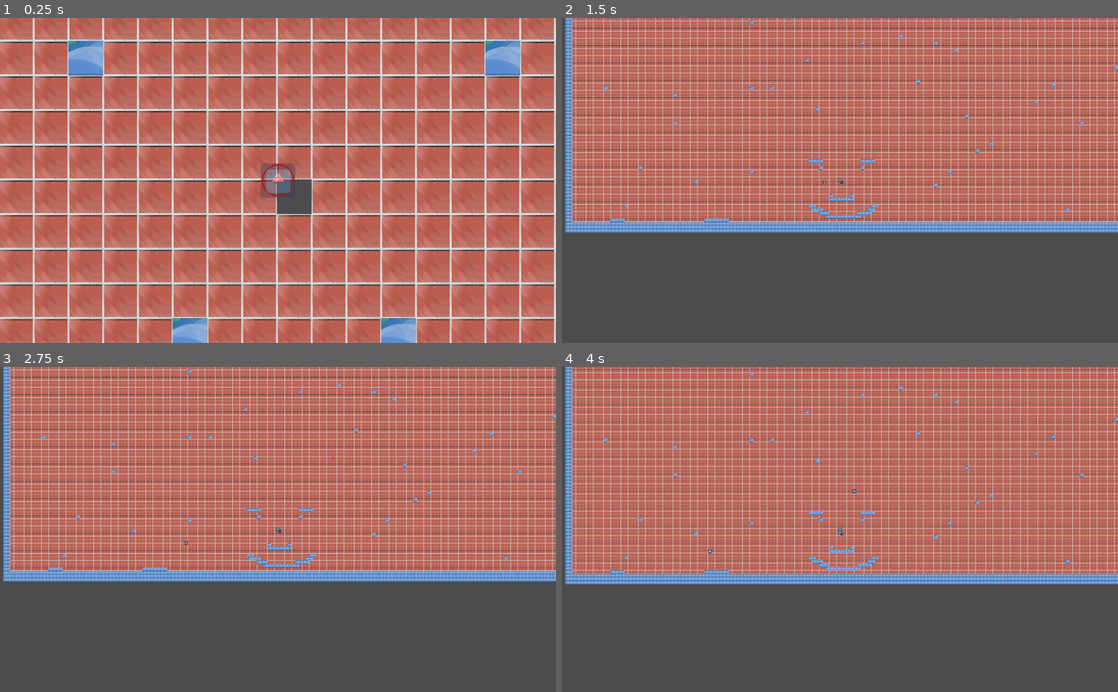
Above: before the commit, frames 1-4 (two rows, left to right).
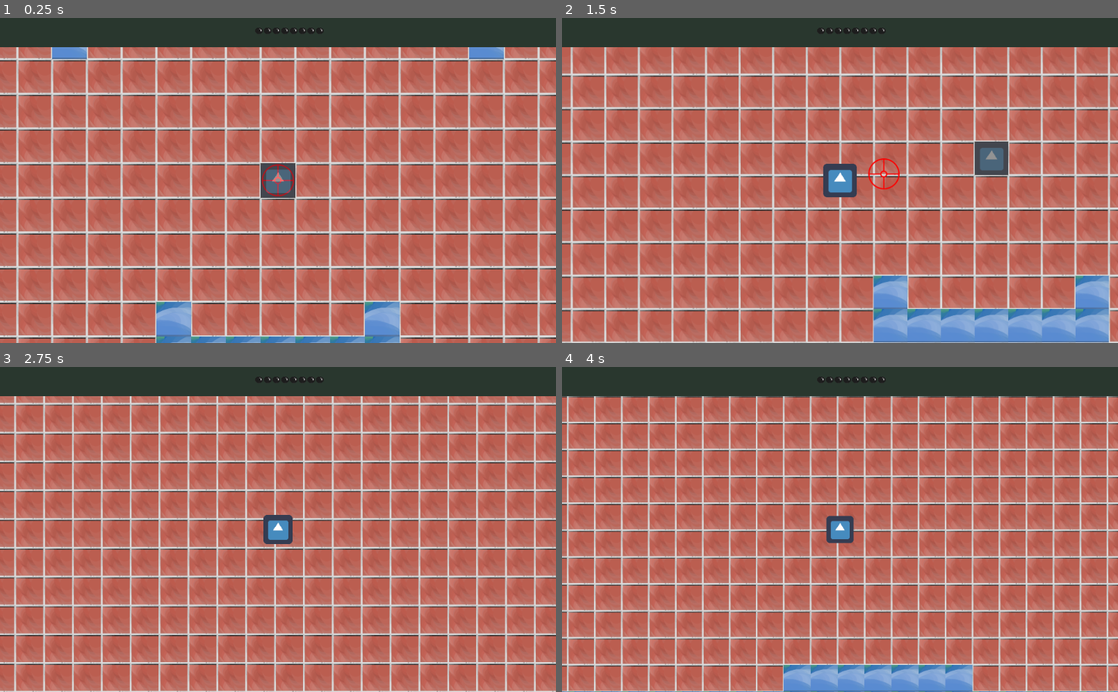
Above: after the commit, the same moments.

Repository: TrueSgtMonkey/texture_progress_auto_update
Game: Godot game, scene res://scenes/Main.tscn
The game is run twice, just before and just after one commit, with the same random seed, the same clock (stepped at 60 frames per second) and the same inputs. The engine's default icon, where the game draws it, is replaced by a stand-in: a white triangle on a blue panel in a dark square.
Inputs (mouse positions are in pixels of both pictures, inside the frame that each line leads up to):
- Up to frame 1 (0.25 s): no input
- Up to frame 2 (1.5 s): tap Enter at 0.5 s; move the mouse to (962, 164) at 0.52 s; press the mouse at (962, 164) at 0.53 s; tap Space at 1.25 s; move the mouse to (728, 196) at 1.27 s; release the mouse at (728, 196) at 1.28 s; click (728, 196) at 1.35 s
- Up to frame 3 (2.75 s): move the mouse to (333, 458) at 2.02 s; press the mouse at (333, 458) at 2.03 s
- Up to frame 4 (4 s): move the mouse to (812, 594) at 2.77 s; release the mouse at (812, 594) at 2.78 s; click (812, 594) at 2.85 s; move the mouse to (1006, 578) at 3.52 s; press the mouse at (1006, 578) at 3.53 s

The runs differ from the first frame. In frame 1, 53% of the frame differs, in the area x 0-100%, y 0-100%; in frame 2, 71%; in frame 3, 71%; in frame 4, 70%.

Commit message:
project_start

Diff:
--- /dev/null
+++ b/project/GlobalUI.tscn
@@ -0,0 +1,12 @@
+[gd_scene load_steps=2 format=2]
+
+[ext_resource path="res://scenes/UI.tscn" type="PackedScene" id=1]
+
+[node name="GlobalUI" type="Control"]
+anchor_right = 1.0
+anchor_bottom = 1.0
+__meta__ = {
+"_edit_use_anchors_": false
+}
+
+[node name="UI" parent="." instance=ExtResource( 1 )]
--- /dev/null
+++ b/project/Globals.gd
@@ -0,0 +1,3 @@
+extends Node
+
+var shot := false
--- /dev/null
+++ b/project/Globals.tscn
@@ -0,0 +1,6 @@
+[gd_scene load_steps=2 format=2]
+
+[ext_resource path="res://Globals.gd" type="Script" id=1]
+
+[node name="Globals" type="Node"]
+script = ExtResource( 1 )
--- a/project/ZoomOutCam.gd
+++ b/project/ZoomOutCam.gd
@@ -6,6 +6,7 @@
 	$Timer.connect("timeout", self, "stop")
 
 func stop():
+	Globals.shot = false
 	queue_free()
 
 # Called every frame. 'delta' is the elapsed time since the previous frame.
--- a/project/project.godot
+++ b/project/project.godot
@@ -19,6 +19,10 @@
 run/main_scene="res://scenes/Main.tscn"
 config/icon="res://icon.png"
 
+[autoload]
+
+Globals="*res://Globals.tscn"
+
 [input]
 
 shoot={
--- a/project/scenes/Main.tscn
+++ b/project/scenes/Main.tscn
@@ -1,12 +1,19 @@
-[gd_scene load_steps=3 format=2]
+[gd_scene load_steps=4 format=2]
 
 [ext_resource path="res://tilesets/default_tileset.tres" type="TileSet" id=1]
 [ext_resource path="res://scenes/TileMap.gd" type="Script" id=2]
+[ext_resource path="res://scenes/UI.tscn" type="PackedScene" id=3]
 
-[node name="Main" type="Node2D"]
+[node name="Main" type="Node"]
 
-[node name="TileMap" type="TileMap" parent="."]
+[node name="Level" type="Node2D" parent="."]
+
+[node name="TileMap" type="TileMap" parent="Level"]
 tile_set = ExtResource( 1 )
 format = 1
 tile_data = PoolIntArray( -6160461, 0, 0, -6160460, 0, 0, -6160459, 0, 0, -6160458, 0, 0, -6160457, 0, 0, -6160456, 0,  …(281181 unchanged characters)…
 script = ExtResource( 2 )
+
+[node name="CanvasLayer" type="CanvasLayer" parent="."]
+
+[node name="UI" parent="CanvasLayer" instance=ExtResource( 3 )]
--- a/project/scenes/ShootTarget.gd
+++ b/project/scenes/ShootTarget.gd
@@ -8,16 +8,18 @@
 
 func _ready():
 	$Timer.connect("timeout", self, "count")
+	global_position += $ShotMarker.get_rect().size / 2.0
 
 func _input(event):
-	$Target.global_position = get_global_mouse_position()
-	if event.is_action_pressed("shoot"):
-		$Timer.autostart = true
-		$Timer.start()
-	if event.is_action_released("shoot"):
-		$Timer.autostart = false
-		$Timer.stop()
-		createShot()
+	if !Globals.shot:
+		$Target.global_position = get_global_mouse_position()
+		if event.is_action_pressed("shoot"):
+			$Timer.autostart = true
+			$Timer.start()
+		if event.is_action_released("shoot"):
+			$Timer.autostart = false
+			$Timer.stop()
+			createShot()
 
 func createShot():
 	var shotInstance = Shot.instance()
@@ -29,12 +31,13 @@
 	get_parent().add_child(shotInstance)
 	weakShot = false
 	power = 0
+	Globals.shot = true
 
 func count():
 	power += 1
-	print(power)
 	if weakShot:
 		power = 1
 	if(power == 9):
 		power = 1
 		weakShot = true
+	print(power)
--- a/project/scenes/TileMap.gd
+++ b/project/scenes/TileMap.gd
@@ -12,6 +12,6 @@
 	for tile in objects:
 		var newObject = Instance.instance()
 		tilePos = map_to_world(tile)
-		newObject.global_position = tilePos + Vector2(cell_half_offset, cell_half_offset)
+		newObject.global_position = tilePos
 		set_cell(tile.x, tile.y, -1)
 		add_child(newObject)
--- a/project/scenes/UI.tscn
+++ b/project/scenes/UI.tscn
@@ -1,4 +1,10 @@
-[gd_scene format=2]
+[gd_scene load_steps=4 format=2]
+
+[ext_resource path="res://textures/power_bar_back.png" type="Texture" id=1]
+[ext_resource path="res://textures/power_bar.png" type="Texture" id=2]
+
+[sub_resource type="StyleBoxFlat" id=1]
+bg_color = Color( 0.164706, 0.219608, 0.184314, 1 )
 
 [node name="UI" type="Control"]
 anchor_right = 1.0
@@ -7,8 +13,40 @@
 "_edit_use_anchors_": false
 }
 
-[node name="HBoxContainer" type="HBoxContainer" parent="."]
+[node name="Panel" type="Panel" parent="."]
+anchor_right = 1.0
+anchor_bottom = 0.025
+margin_right = 3.0
+margin_bottom = 39.0
+custom_styles/panel = SubResource( 1 )
+__meta__ = {
+"_edit_use_anchors_": false
+}
+
+[node name="MarginContainer" type="MarginContainer" parent="Panel"]
 anchor_right = 1.0
 anchor_bottom = 1.0
 margin_right = 40.0
 margin_bottom = 40.0
+custom_constants/margin_top = 16
+__meta__ = {
+"_edit_use_anchors_": false
+}
+
+[node name="HBoxContainer" type="HBoxContainer" parent="Panel/MarginContainer"]
+margin_top = 16.0
+margin_right = 1067.0
+margin_bottom = 94.0
+custom_constants/separation = 16
+alignment = 1
+__meta__ = {
+"_edit_use_anchors_": false
+}
+
+[node name="TextureProgress" type="TextureProgress" parent="Panel/MarginContainer/HBoxContainer"]
+margin_left = 468.0
+margin_right = 598.0
+margin_bottom = 78.0
+max_value = 8.0
+texture_under = ExtResource( 1 )
+texture_progress = ExtResource( 2 )
Binary file added: project/textures/light.png
Not shown, added: project/textures/light.png.import
Not shown, added: project/textures/light.png~
